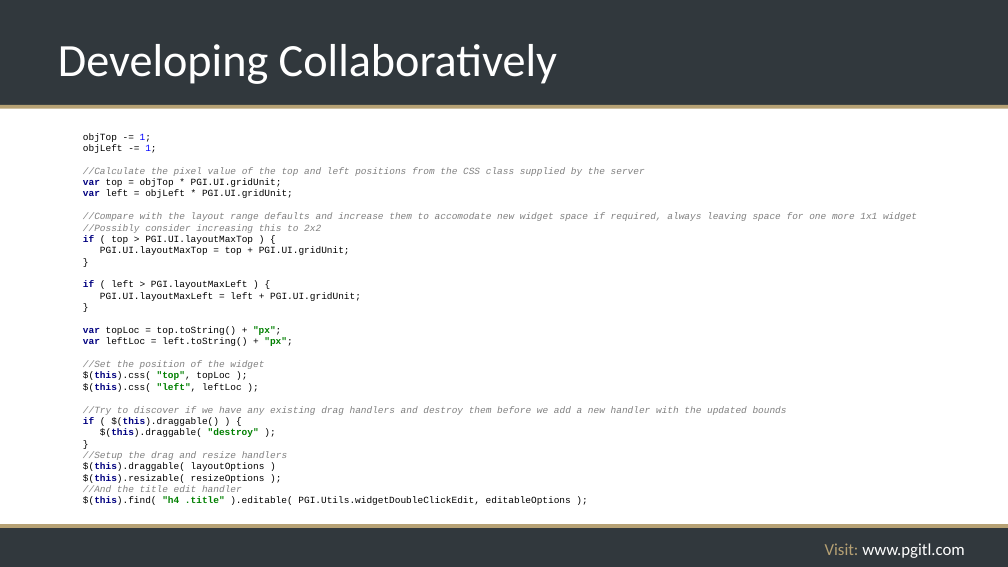
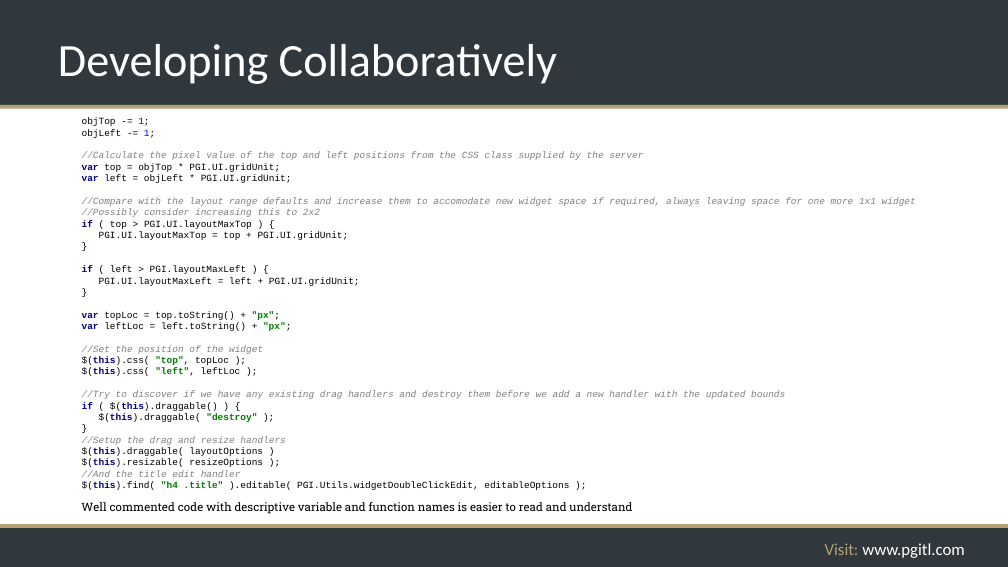
Before and after one commit to rikkouri/project-a, a slide deck: slide 221 of Programming Foundations.pptx. Drawn at 1008x567 pixels with LibreOffice and Linux fonts; fonts in the diff are those of the drawing; background and template pictures are left out. Boxes give left, top, right and bottom in pixels: in the first picture for what was removed or moved away, otherwise in the second. Text is boxed around its words. In the diff, an @@ line names an element or a change of style, - is before the commit and + after.

```diff
--- a/Programming Foundations.pptx
+++ b/Programming Foundations.pptx
@@ rectangle "objTop -= 1; objLeft -= ...": place and size @@
-rectangle "objTop -= 1; objLeft -= ..." at [83, 133, 917, 505]
+rectangle "objTop -= 1; objLeft -= ..." at [74, 110, 938, 496]
@@ text added at [81, 502, 632, 514], 11 pt, text #000000 @@
+Well commented code with descriptive variable and function names is easier to read and understand
```
Also in this commit, not shown: 3 other slides changed.
